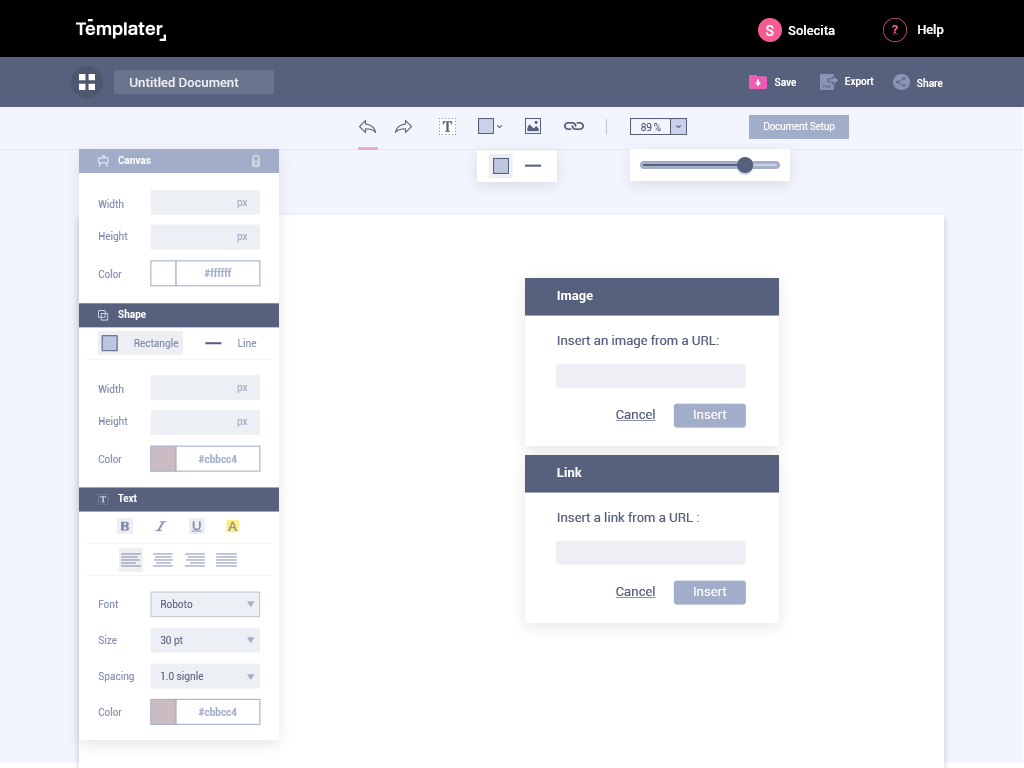
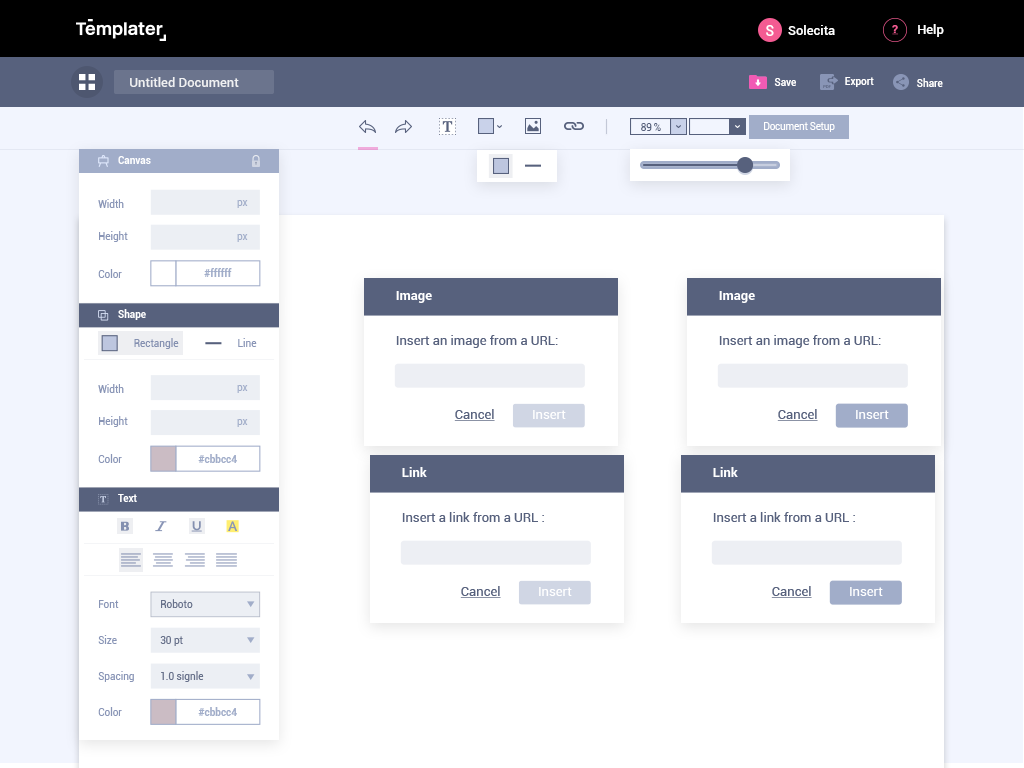
The second w=1024, h=768 image is a revision of the first. Changes to its layers:
painted on "Link window" over [370, 455, 935, 623]
painted on "image window" over [364, 278, 941, 446]
added layer "Vector Smart Object" (6th of 8, in "top interface") in group "top interface" over [689, 118, 746, 135]
painted on "share icon" over [894, 74, 910, 90]
